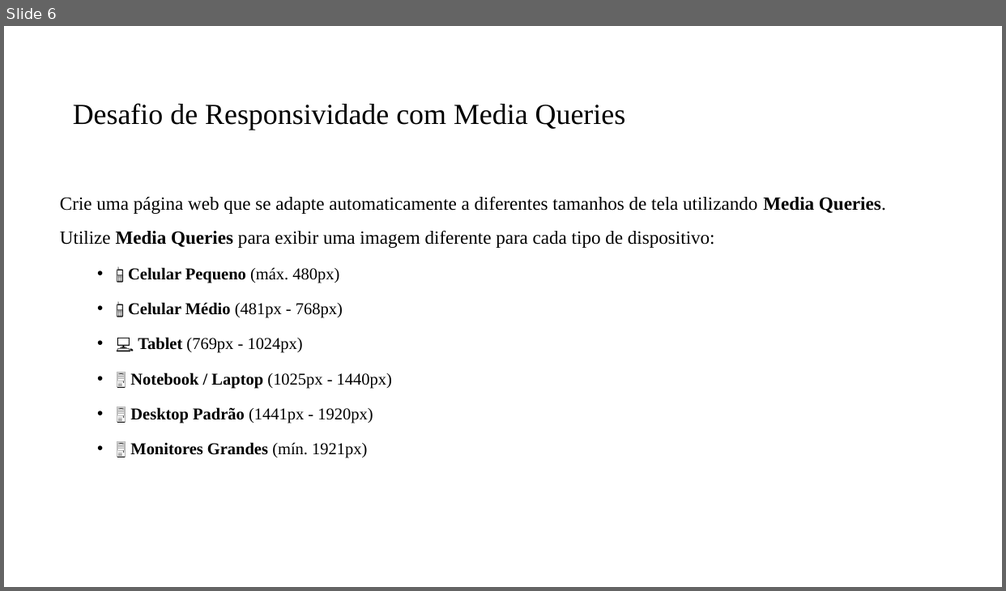
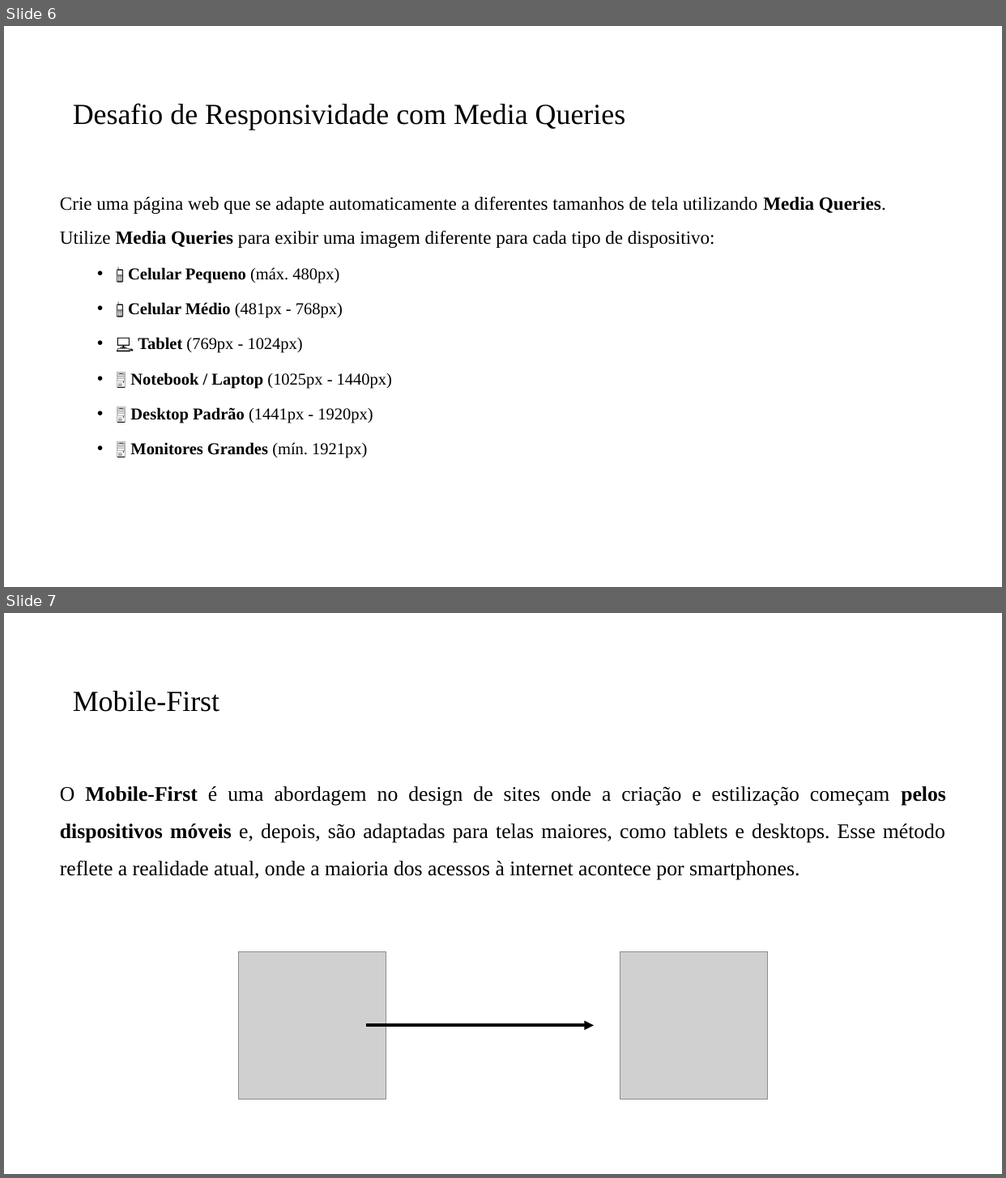
Before and after one commit to PedroMiho/UMC, a slide deck: Lógica e Programação/Módulo 03 - Framework/Aula 18 - Media Query/Media Query.pptx. Shown one above the other, each under a label of ours: slide 6 before the commit, slides 6 and 7 after it. The pictures are 1006x591 and 1006x1178 pixels, drawn with LibreOffice and Linux fonts; fonts in the diff are those of the drawing; grey boxes stand for pictures; background and template pictures are left out. Boxes give left, top, right and bottom in pixels: in the first picture for what was removed or moved away, otherwise in the second. Text is boxed around its words. In the diff, an @@ line names an element or a change of style, - is before the commit and + after.

```diff
--- a/Lógica e Programação/Módulo 03 - Framework/Aula 18 - Media Query/Media Query.pptx
+++ b/Lógica e Programação/Módulo 03 - Framework/Aula 18 - Media Query/Media Query.pptx
@@ slide 7 added at [4,613,1002,1174], background #FFFFFF @@
@@ title added at [73,691,219,712], 28 pt, text #000000 @@
+Mobile-First
@@ text added at [60,786,946,880], 20 pt, text #000000 @@
+O Mobile-First é uma abordagem no design de sites onde a criação e estilização começam pelos dispositivos móveis e, depois, são adaptadas para telas maiores, como tablets e desktops. Esse método reflete a realidade atual, onde a maioria dos acessos à internet acontece por smartphones.
@@ picture added at [238,952,386,1100] @@
@@ picture added at [620,952,768,1100] @@
@@ arrow added from (366, 1025) to (594, 1025), #000000 3 pt @@
```
Also in this commit, not shown: 1 slide changed, 2 other slides added, 1 other file.
